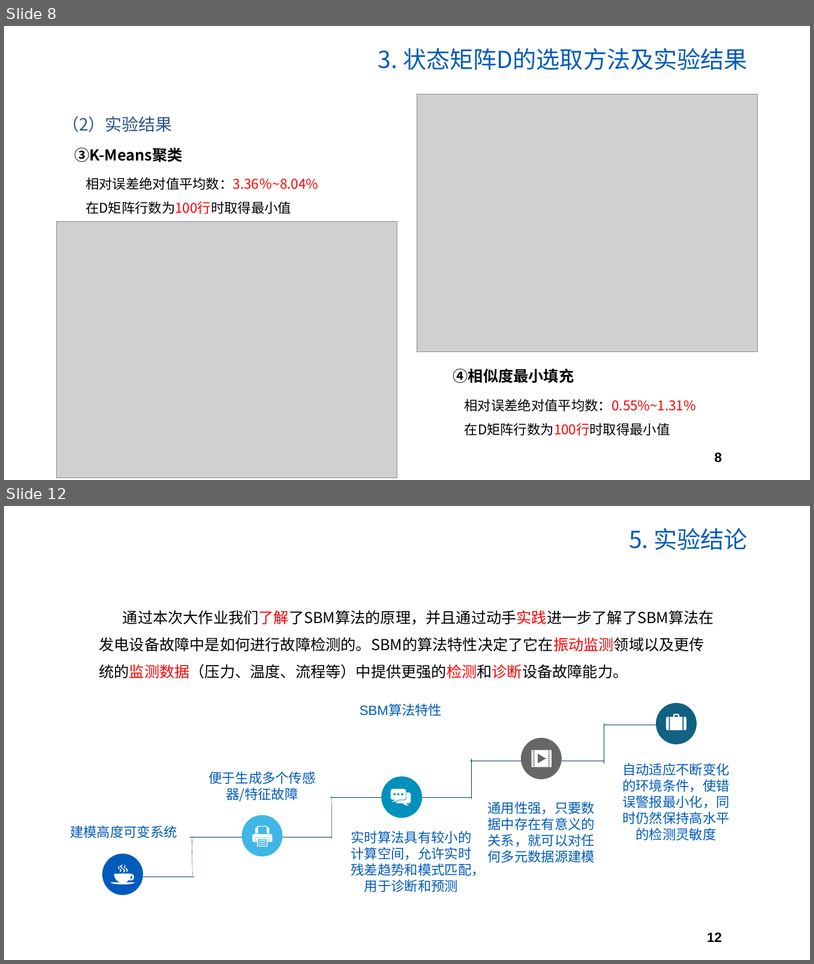
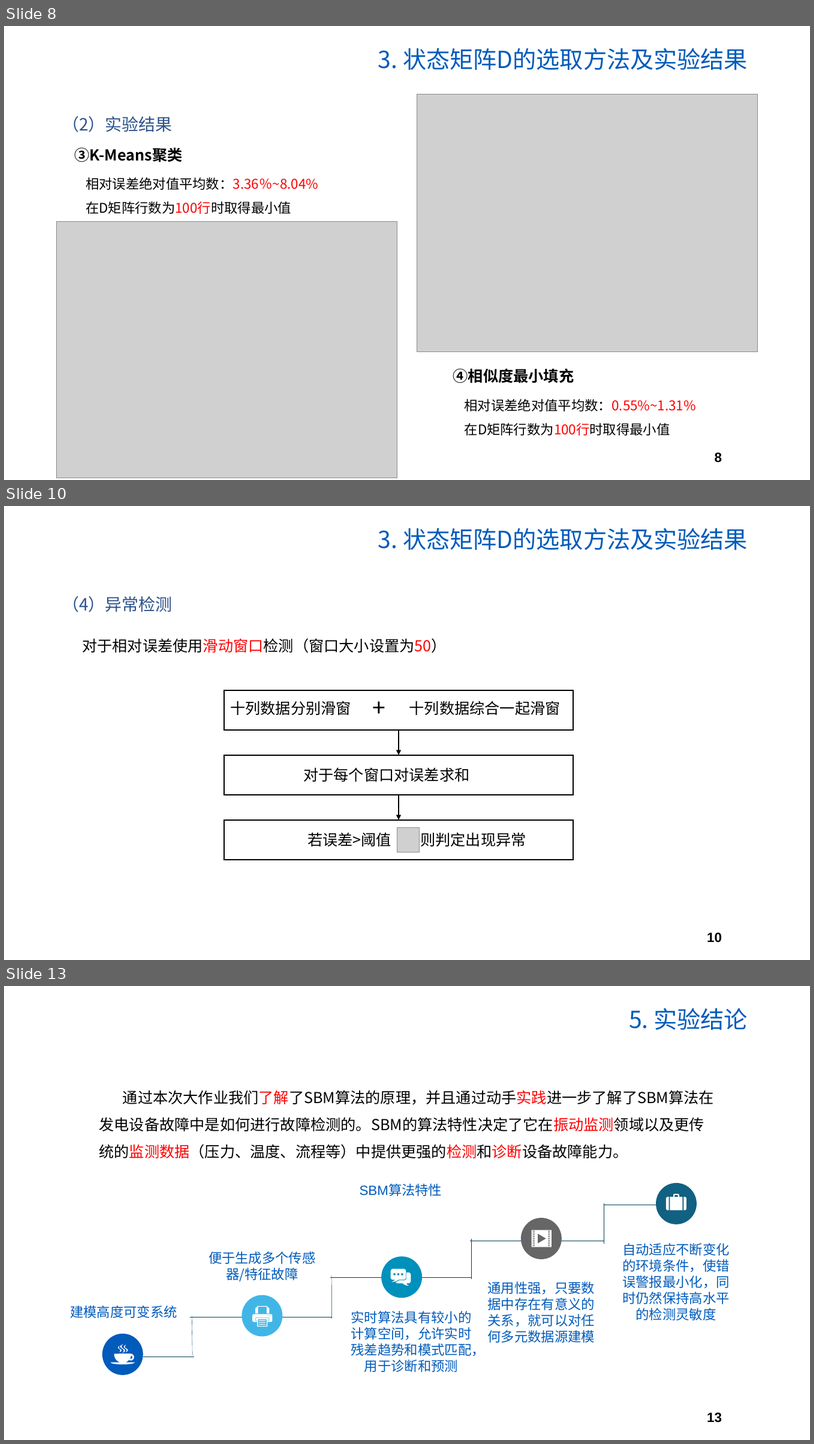
Before and after one commit to MMMMMz/SBM, a slide deck: SBM大作业汇报.pptx. Shown one above the other, each under a label of ours: slides 8 and 12 before the commit, slides 8, 10 and 13 after it; the slides between them are not shown. The pictures are 814x964 and 814x1444 pixels, drawn with LibreOffice and Linux fonts; fonts in the diff are those of the drawing; grey boxes stand for pictures; background and template pictures are left out. Boxes give left, top, right and bottom in pixels: in the first picture for what was removed or moved away, otherwise in the second. Text is boxed around its words. In the diff, an @@ line names an element or a change of style, - is before the commit and + after.

Commit message:
异常检测部分

```diff
--- a/SBM大作业汇报.pptx
+++ b/SBM大作业汇报.pptx
@@ slide 10 added at (x1=4, y1=506, x2=810, y2=960), background #FFFFFF; not listed: 1 template element that a slide beside it also shows @@
@@ text added at (x1=378, y1=528, x2=748, y2=550), 28 pt, text #005BBB @@
+3. 状态矩阵D的选取方法及实验结果
@@ text added at (x1=62, y1=596, x2=173, y2=612), 20 pt, text #2B528B @@
+（4）异常检测
@@ text added at (x1=82, y1=638, x2=447, y2=653), 18 pt, text #000000 @@
+对于相对误差使用滑动窗口检测（窗口大小设置为50）
@@ rectangle added at (x1=224, y1=690, x2=573, y2=730), outline #000000 1.5 pt @@
@@ text added at (x1=230, y1=700, x2=351, y2=715), 18 pt, text #000000 @@
+十列数据分别滑窗
@@ text added at (x1=366, y1=690, x2=393, y2=724), 28 pt, text #000000 @@
++
@@ text added at (x1=410, y1=700, x2=561, y2=715), 18 pt, text #000000 @@
+十列数据综合一起滑窗
@@ arrow added from (399, 730) to (399, 754), #000000 1.5 pt @@
@@ rectangle added at (x1=224, y1=754, x2=573, y2=795), outline #000000 1.5 pt @@
@@ text added at (x1=303, y1=767, x2=470, y2=781), 18 pt, text #000000 @@
+对于每个窗口对误差求和
@@ arrow added from (399, 795) to (399, 820), #000000 1.5 pt @@
@@ rectangle added at (x1=224, y1=820, x2=573, y2=860), outline #000000 1.5 pt @@
@@ picture added at (x1=397, y1=828, x2=420, y2=852) @@
@@ text added at (x1=308, y1=832, x2=392, y2=846), 18 pt, text #000000 @@
+若误差>阈值
@@ text added at (x1=420, y1=832, x2=526, y2=846), 18 pt, text #000000 @@
+则判定出现异常
@@ what was slide 12 is now slide 13 @@
@@ page number at (x1=707, y1=1412, x2=722, y2=1422): text changed @@
-12
+13
```
Also in this commit, not shown: 6 slides changed, 2 other slides added, 3 other files.
